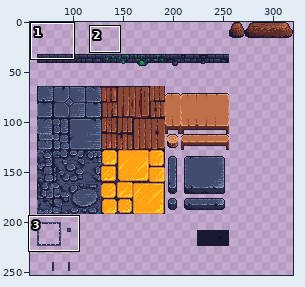
Two versions of one pixel-art file, android/assets/ase/biome_0.ase. Above, an overview of the earlier version with the close-up marked.
Close-up. Before:
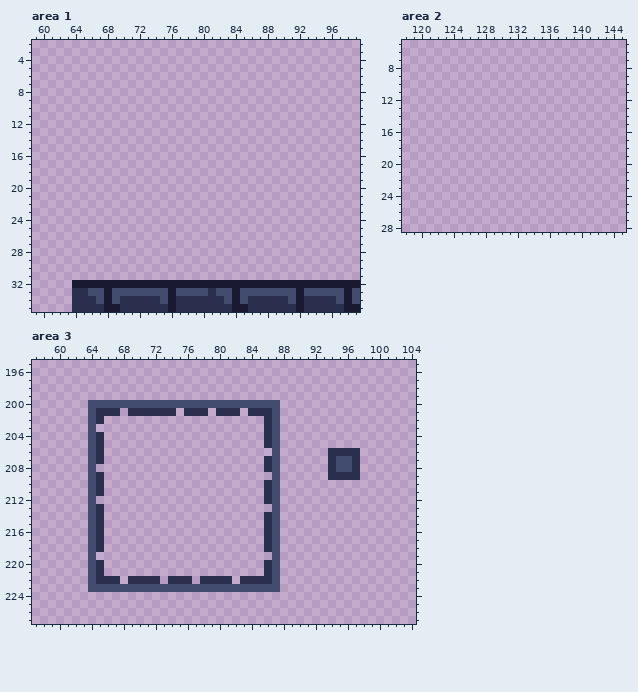
320x256 pixels, 1 frame. Shown: area 1: x 59..99, y 2..35; area 2: x 118..145, y 5..28; area 3: x 57..104, y 195..227. The wide view leaves out empty margins.
Once edited:
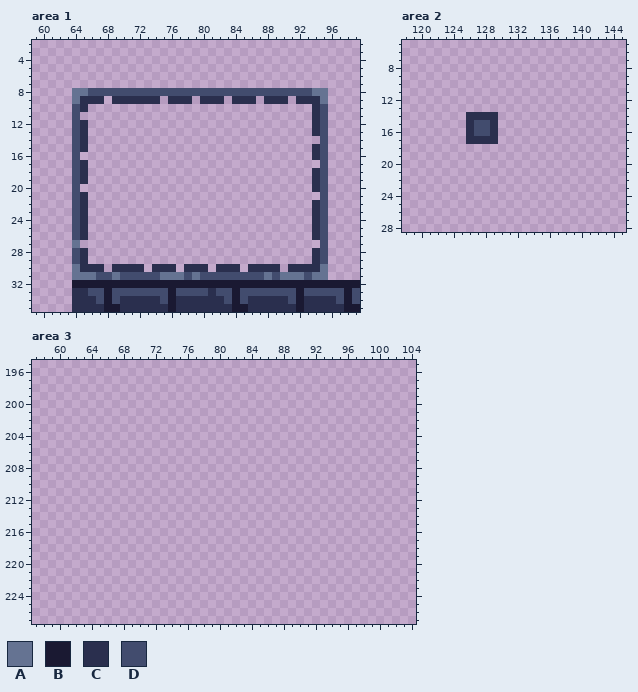
Palette (. is transparent): A #657392  B #1a1932  C #2a2f4e  D #424c6e
From old to new:
Area 1, layer "tiles":
The edit adds colour A in row 8 at x 64 to 65 and 94 to 95; in row 9 at x 64 and 95; in row 27 at x 64; in row 30 at x 64 and 95; in row 31 at x 64 to 66, 69, 75 to 77, 79, 88, 90 to 92 and 94 to 95.
The edit adds colour C in row 9 at x 65 to 67, 69 to 74, 76 to 78, 80 to 82, 84 to 86, 88 to 90 and 92 to 94; in row 10 at x 65 and 94; in row 11 at x 94; in rows 12 to 13 at x 65 and 94; in row 14 at x 65; in row 15 at x 65 and 94.
The edit adds colour C in row 16 at x 94; in row 17 at x 65; in rows 18 to 19 at x 65 and 94; in row 20 at x 94; in row 21 at x 65; in rows 22 to 26 at x 65 and 94.
The edit adds colour C in rows 28 to 29 at x 65 and 94; in row 30 at x 65 to 67, 69 to 72, 74 to 76, 78 to 80, 82 to 84, 86 to 89 and 91 to 94.
The edit adds colour D in row 8 at x 66 to 93; in rows 10 to 26 at x 64 and 95; in row 27 at x 95; in rows 28 to 29 at x 64 and 95; in row 31 at x 67 to 68, 70 to 74, 78, 80 to 87, 89 and 93.
Area 2, layer "tiles":
The edit adds colour C in row 14 at x 126 to 129; in rows 15 to 16 at x 126 and 129; in row 17 at x 126 to 129.
The edit adds colour D in rows 15 to 16 at x 127 to 128.
Area 3, layer "tiles":
The author cleared colour C in row 201 at x 65 to 67, 69 to 74, 76 to 78, 80 to 82 and 84 to 86; in row 202 at x 65 and 86; in row 203 at x 86; in rows 204 to 205 at x 65 and 86; in row 206 at x 65 and 94 to 97; in row 207 at x 65, 86, 94 and 97.
The author cleared colour C in row 208 at x 86, 94 and 97; in row 209 at x 65 and 94 to 97; in rows 210 to 211 at x 65 and 86; in row 212 at x 86; in row 213 at x 65; in rows 214 to 218 at x 65 and 86.
The author cleared colour C in rows 220 to 221 at x 65 and 86; in row 222 at x 65 to 67, 69 to 72, 74 to 76, 78 to 81 and 83 to 86.
The author cleared colour D in row 200 at x 64 to 87; in rows 201 to 206 at x 64 and 87; in rows 207 to 208 at x 64, 87 and 95 to 96; in rows 209 to 222 at x 64 and 87; in row 223 at x 64 to 87.
Pixel boxes of the changes (left, top, right, bottom) in both close-ups:
added: (72, 88, 328, 280)
added: (466, 112, 498, 144)
erased: (88, 400, 280, 592)
erased: (328, 448, 360, 480)
